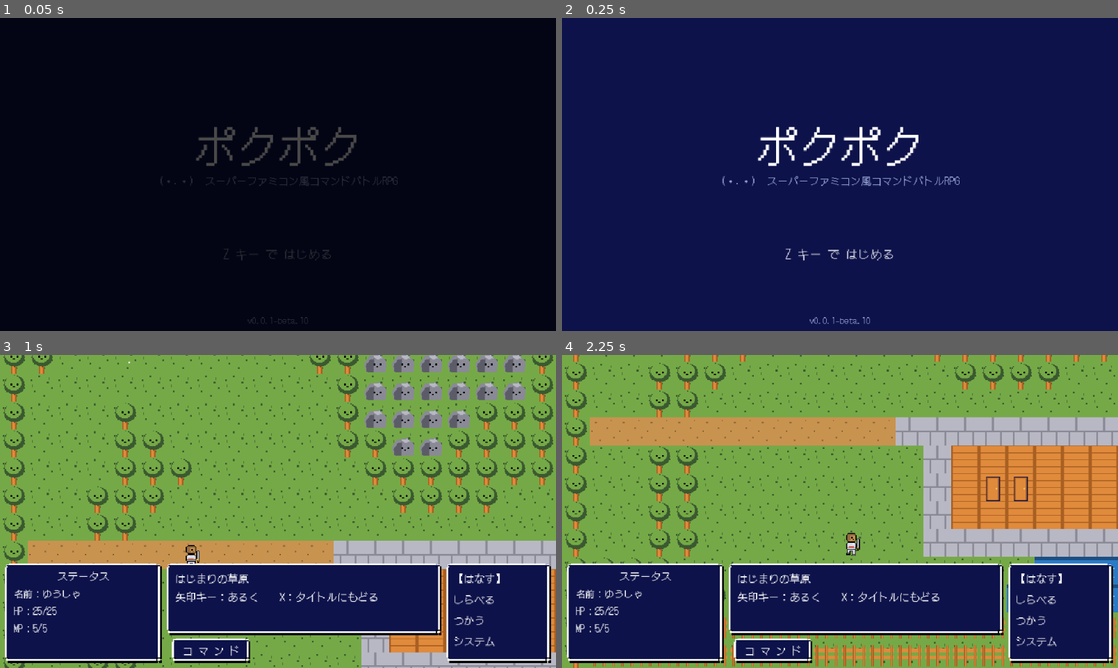
Above: before the commit, frames 1-4 (two rows, left to right).
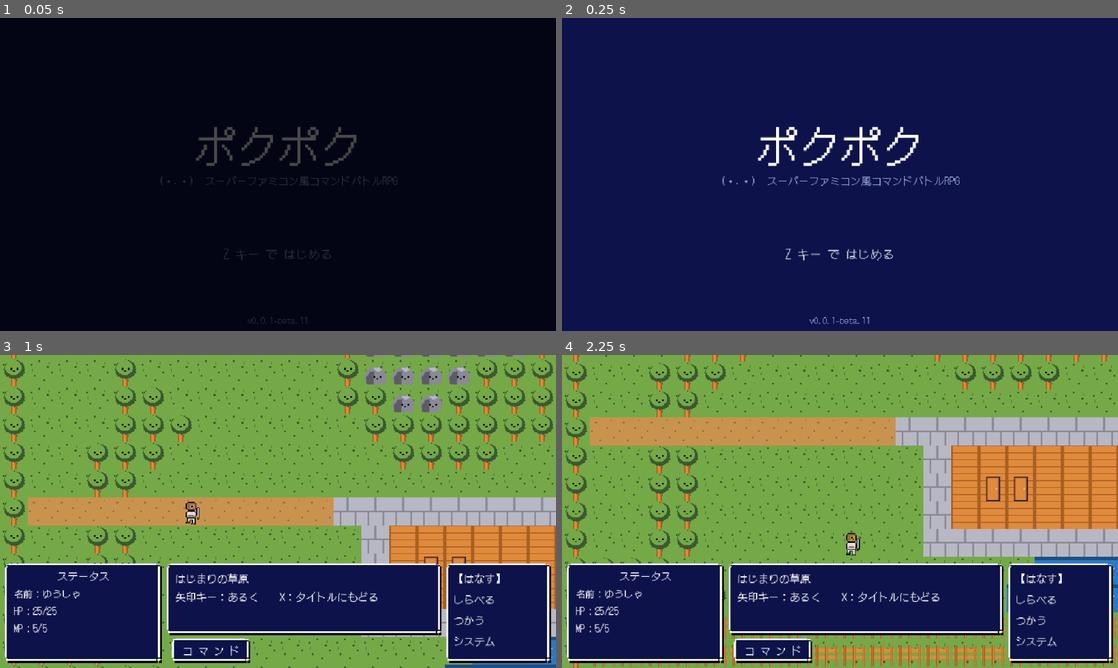
Above: after the commit, the same moments.

Repository: hiromsa/pokupoku
Game: Godot game, scene res://src/Main.tscn
Two runs of this game, one before a commit and one after it. Both use one fixed random seed, a clock stepped at 60 frames per second and the inputs below.
Inputs:
- Up to frame 1 (0.05 s): no input
- Up to frame 2 (0.25 s): no input
- Up to frame 3 (1 s): tap Enter at 0.5 s; hold Right (move_right) from 0.53 s (still down); hold Z (action_confirm) from 0.53 s (still down); tap Space at 0.77 s
- Up to frame 4 (2.25 s): release Right (move_right) at 1.28 s; release Z (action_confirm) at 1.28 s; hold Down (move_down) 1.28-2.03 s; tap Enter at 1.35 s; tap Space at 1.52 s; hold Right (move_right) from 2.03 s (still down); hold Z (action_confirm) from 2.03 s (still down)

The runs differ from the first frame. In frame 2, less than 0.1% of the frame differs, in the area x 54-56%, y 95-98%; in frame 3, 33%, in the area x 0-100%, y 0-100%; in frame 4, nothing differs.

Commit message:
fix(view): フィールド開始時にカメラが滑るのを直す

Diff:
--- a/project.godot
+++ b/project.godot
@@ -7,7 +7,7 @@
 
 config/name="Pokupoku"
 config/description="スーパーファミコン風2DコマンドバトルRPG『ポクポク』"
-config/version="0.0.1-beta.10"
+config/version="0.0.1-beta.11"
 run/main_scene="res://src/Main.tscn"
 config/features=PackedStringArray("4.7", "GL Compatibility")
 config/icon="res://assets/images/ui/icon.png"
--- a/src/config/Version.gd
+++ b/src/config/Version.gd
@@ -14,8 +14,8 @@
 const APP_MINOR: int = 0
 const APP_PATCH: int = 1
 
-var app_build_number: int = 10
-var app_commit_hash: String = "46bc126"
+var app_build_number: int = 11
+var app_commit_hash: String = "67c608c"
 
 
 func get_short_version() -> String:
--- a/src/scene/FieldScene.gd
+++ b/src/scene/FieldScene.gd
@@ -71,8 +71,11 @@
 	_camera.limit_bottom = map.height() * FieldTileLayer.TILE_SIZE
 	_camera.position_smoothing_enabled = true
 	_camera.position_smoothing_speed = CAMERA_SMOOTHING_SPEED
+	_camera.position = _hero_center()
 	add_child(_camera)
 	_camera.make_current()
+	# 補正開始点を現在の位置へ固定し、シーン開始直後に画面が滑らないようにする。
+	_camera.reset_smoothing()
 
 
 func _build_hud() -> void:
